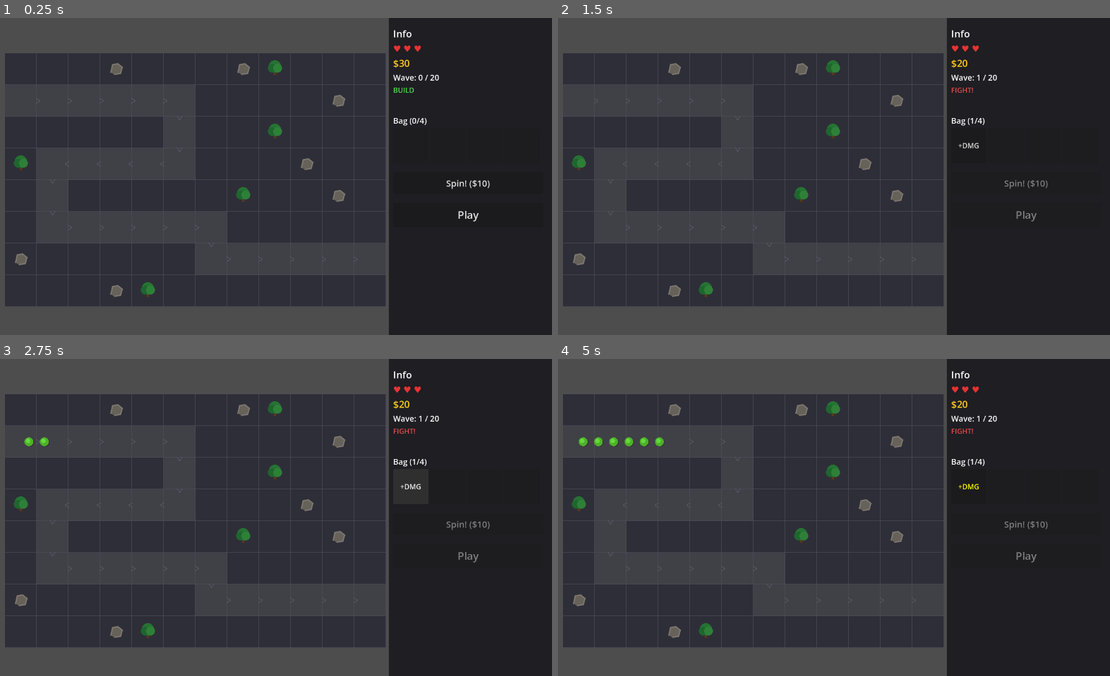
Above: before the commit, frames 1-4 (two rows, left to right).
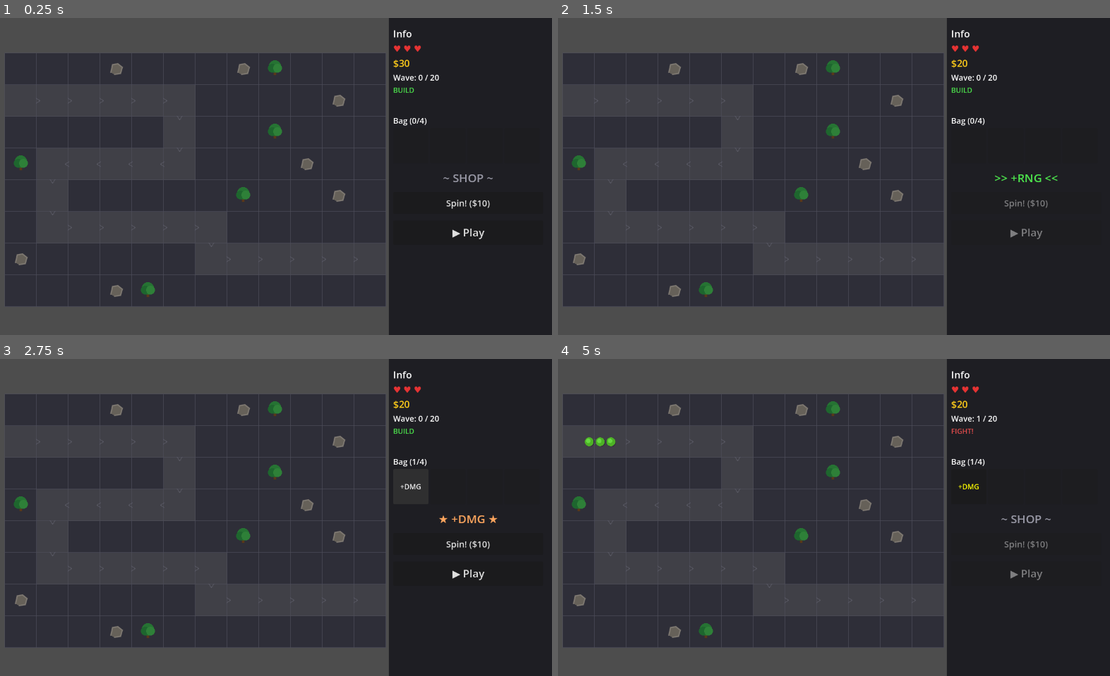
Above: after the commit, the same moments.

Repository: pkyosx/veincraft
Game: Godot game, scene res://scenes/main.tscn
The game is run twice, just before and just after one commit, with the same random seed, the same clock (stepped at 60 frames per second) and the same inputs.
Inputs (mouse positions are in pixels of both pictures, inside the frame that each line leads up to):
- Up to frame 1 (0.25 s): no input
- Up to frame 2 (1.5 s): click "Spin! ($10)" at 0.5 s; click (1027, 214) at 1.25 s, where only the run before the commit has a clickable "Play"
- Up to frame 3 (2.75 s): click (408, 485) at 2 s, where only the run before the commit has a clickable "+DMG"
- Up to frame 4 (5 s): click "+DMG" (after the commit: "▶ Play") at 2.75 s; tap Enter (ui_accept) at 3.5, 3.77, 4.25 s; move the mouse to (949, 501) at 3.52 s; hold Right (ui_right) 3.53-4.25 s; tap Shift at 3.6 s; click (949, 501) at 3.67 s; drag from (712, 533) to (800, 580) at 4.27 s

The runs differ from the first frame. In frame 1, 0.4% of the frame differs, in the area x 80-90%, y 49-70%; in frame 2, 0.5%; in frame 3, 0.5%; in frame 4, 0.6%, in the area x 3-90%, y 24-70%.

Commit message:
Add visible combat, enemy types, and shop spin animation
Step 1: Rebalanced enemies (more HP, slower) so combat is visible.
Added hit flash (white on damage), floating damage numbers, and
death pop animation (scale up then shrink).

Step 2: Three enemy types — Normal (green), Fast/Scout (yellow,
small, 1.8x speed), Tank/Brute (purple, large, 2.5x HP). Wave
composition scales: early waves are normal-only, later waves mix
all types.

Step 3: Shop spin animation — clicking Spin cycles through items
with decreasing speed before landing on the result. Adds slot
machine excitement to the tile drafting.

Co-Authored-By: Claude Opus 4.6 (1M context) <noreply@anthropic.com>

Diff:
--- /dev/null
+++ b/scripts/damage_number.gd
@@ -0,0 +1,31 @@
+extends Node2D
+
+var text: String = ""
+var lifetime: float = 0.6
+var timer: float = 0.0
+var velocity: Vector2 = Vector2(0, -50)
+var font_size: int = 14
+
+func setup(p_text: String, p_pos: Vector2) -> void:
+	text = p_text
+	global_position = p_pos
+	# Bigger numbers = bigger font
+	if p_text.to_int() >= 8:
+		font_size = 18
+	velocity.x = randf_range(-15, 15)
+
+func _process(delta: float) -> void:
+	timer += delta
+	global_position += velocity * delta
+	velocity.y += 80 * delta  # gravity
+	if timer >= lifetime:
+		queue_free()
+	queue_redraw()
+
+func _draw() -> void:
+	var alpha: float = 1.0 - (timer / lifetime)
+	var color: Color = Color(1.0, 0.85, 0.1, alpha)
+	# Outline
+	draw_string(ThemeDB.fallback_font, Vector2(-9, 1), text, HORIZONTAL_ALIGNMENT_CENTER, -1, font_size, Color(0, 0, 0, alpha * 0.6))
+	# Text
+	draw_string(ThemeDB.fallback_font, Vector2(-10, 0), text, HORIZONTAL_ALIGNMENT_CENTER, -1, font_size, color)
--- a/scripts/enemy.gd
+++ b/scripts/enemy.gd
@@ -2,22 +2,39 @@
 
 var path: Array = []
 var path_index: int = 0
-var path_progress: float = 0.0  # total distance traveled (for tower targeting priority)
+var path_progress: float = 0.0
 var hp: int = 10
 var max_hp: int = 10
 var speed: float = 60.0
 var is_dead: bool = false
 var reached_end: bool = false
 var game: Node2D
+var enemy_type: int = 0
+var gold_value: int = 3
 
-const RADIUS: float = 10.0
+# Visuals from config
+var body_color: Color = Color(0.3, 0.7, 0.15)
+var body_color_light: Color = Color(0.4, 0.85, 0.25)
+var radius: float = 10.0
 
-func setup(p_path: Array, p_hp: int, p_speed: float, p_game: Node2D) -> void:
+# Hit flash
+var flash_timer: float = 0.0
+const FLASH_DURATION: float = 0.12
+
+func setup(p_path: Array, p_hp: int, p_speed: float, p_game: Node2D, p_type: int = 0) -> void:
 	path = p_path
-	hp = p_hp
-	max_hp = p_hp
-	speed = p_speed
 	game = p_game
+	enemy_type = p_type
+
+	var config: Dictionary = GameData.ENEMY_CONFIGS[p_type]
+	hp = int(p_hp * config["hp_mult"])
+	max_hp = hp
+	speed = p_speed * config["speed_mult"]
+	body_color = config["color"]
+	body_color_light = config["color_light"]
+	radius = config["radius"]
+	gold_value = config["gold"]
+
 	if path.size() > 0:
 		global_position = game.cell_to_world(path[0])
 		path_index = 1
@@ -31,15 +48,18 @@
 
 	var target: Vector2 = game.cell_to_world(path[path_index])
 	var dir: Vector2 = target - global_position
-	var move: float = speed * delta
+	var move_dist: float = speed * delta
 
-	if dir.length() <= move:
+	if dir.length() <= move_dist:
 		global_position = target
 		path_index += 1
 		path_progress += 1.0
 	else:
-		global_position += dir.normalized() * move
-		path_progress += move / GameData.CELL_SIZE
+		global_position += dir.normalized() * move_dist
+		path_progress += move_dist / GameData.CELL_SIZE
+
+	if flash_timer > 0:
+		flash_timer -= delta
 
 	queue_redraw()
 
@@ -47,21 +67,61 @@
 	if is_dead:
 		return
 	hp -= amount
+	flash_timer = FLASH_DURATION
+
+	# Spawn floating damage number
+	var dmg: Node2D = Node2D.new()
+	dmg.set_script(load("res://scripts/damage_number.gd"))
+	game.add_child(dmg)
+	dmg.setup(str(amount), global_position + Vector2(randf_range(-8, 8), -radius - 4))
+
 	if hp <= 0:
 		hp = 0
 		is_dead = true
+		# Death pop effect
+		var tween: Tween = create_tween()
+		tween.tween_property(self, "scale", Vector2(1.5, 1.5), 0.1)
+		tween.tween_property(self, "scale", Vector2(0.0, 0.0), 0.15)
+		tween.parallel().tween_property(self, "modulate:a", 0.0, 0.15)
 
 func _draw() -> void:
+	var draw_color: Color = body_color
+	var draw_light: Color = body_color_light
+
+	# Flash white when hit
+	if flash_timer > 0:
+		var flash_mix: float = flash_timer / FLASH_DURATION
+		draw_color = draw_color.lerp(Color.WHITE, flash_mix * 0.8)
+		draw_light = draw_light.lerp(Color.WHITE, flash_mix * 0.8)
+
 	# Shadow
-	draw_circle(Vector2(1.5, 1.5), RADIUS, Color(0, 0, 0, 0.2))
+	draw_circle(Vector2(1.5, 1.5), radius, Color(0, 0, 0, 0.2))
 	# Body
-	draw_circle(Vector2.ZERO, RADIUS, Color(0.3, 0.7, 0.15))
-	draw_circle(Vector2(-2, -2), RADIUS * 0.5, Color(0.4, 0.85, 0.25))
+	draw_circle(Vector2.ZERO, radius, draw_color)
+	# Highlight
+	draw_circle(Vector2(-radius * 0.2, -radius * 0.2), radius * 0.5, draw_light)
+
+	# Tank: extra ring
+	if enemy_type == GameData.EnemyType.TANK:
+		draw_arc(Vector2.ZERO, radius + 2, 0, TAU, 24, body_color.darkened(0.3), 2.0)
+
+	# Fast: speed lines
+	if enemy_type == GameData.EnemyType.FAST:
+		draw_line(Vector2(-radius - 4, -2), Vector2(-radius - 10, -2), body_color_light, 1.5)
+		draw_line(Vector2(-radius - 3, 3), Vector2(-radius - 8, 3), body_color_light, 1.5)
+
 	# HP bar
 	if hp < max_hp:
-		var w: float = 22.0
+		var w: float = radius * 2.4
 		var h: float = 3.0
-		var bar_y: float = -RADIUS - 6
-		draw_rect(Rect2(-w/2, bar_y, w, h), Color(0.15, 0.15, 0.15))
+		var bar_y: float = -radius - 7
+		draw_rect(Rect2(-w / 2, bar_y, w, h), Color(0.15, 0.15, 0.15))
 		var ratio: float = float(hp) / float(max_hp)
-		draw_rect(Rect2(-w/2, bar_y, w * ratio, h), Color(0.9, 0.2, 0.2) if ratio < 0.3 else Color(0.2, 0.8, 0.2))
+		var bar_color: Color
+		if ratio > 0.5:
+			bar_color = Color(0.2, 0.8, 0.2)
+		elif ratio > 0.25:
+			bar_color = Color(0.8, 0.7, 0.1)
+		else:
+			bar_color = Color(0.9, 0.2, 0.2)
+		draw_rect(Rect2(-w / 2, bar_y, w * ratio, h), bar_color)
--- a/scripts/game_data.gd
+++ b/scripts/game_data.gd
@@ -74,14 +74,78 @@
 	Vector2i(7, 6), Vector2i(8, 6), Vector2i(9, 6), Vector2i(10, 6), Vector2i(11, 6),
 ]
 
+# Enemy types
+enum EnemyType { NORMAL, FAST, TANK }
+
+const ENEMY_CONFIGS: Dictionary = {
+	EnemyType.NORMAL: {
+		"name": "Soldier",
+		"hp_mult": 1.0,
+		"speed_mult": 1.0,
+		"color": Color(0.3, 0.7, 0.15),
+		"color_light": Color(0.4, 0.85, 0.25),
+		"radius": 10.0,
+		"gold": 3,
+	},
+	EnemyType.FAST: {
+		"name": "Scout",
+		"hp_mult": 0.5,
+		"speed_mult": 1.8,
+		"color": Color(0.8, 0.6, 0.1),
+		"color_light": Color(0.95, 0.75, 0.2),
+		"radius": 7.0,
+		"gold": 2,
+	},
+	EnemyType.TANK: {
+		"name": "Brute",
+		"hp_mult": 2.5,
+		"speed_mult": 0.6,
+		"color": Color(0.5, 0.15, 0.6),
+		"color_light": Color(0.65, 0.25, 0.75),
+		"radius": 14.0,
+		"gold": 6,
+	},
+}
+
 static func get_enemies_per_wave(wave: int) -> int:
-	return 4 + wave * 2
+	return 5 + wave * 2
 
-static func get_enemy_hp(wave: int) -> int:
-	return 6 + wave * 3
+static func get_base_hp(wave: int) -> int:
+	return 12 + wave * 5
 
-static func get_enemy_speed(wave: int) -> float:
-	return 55.0 + wave * 3.0
+static func get_base_speed(wave: int) -> float:
+	return 42.0 + wave * 2.0
+
+static func get_wave_composition(wave: int) -> Array:
+	var comp: Array = []
+	var total: int = get_enemies_per_wave(wave)
+	if wave <= 2:
+		# Early: all normal
+		for i in range(total):
+			comp.append(EnemyType.NORMAL)
+	elif wave <= 5:
+		# Mix normal + fast
+		for i in range(total):
+			if i % 3 == 0:
+				comp.append(EnemyType.FAST)
+			else:
+				comp.append(EnemyType.NORMAL)
+	elif wave <= 10:
+		# Mix all three
+		for i in range(total):
+			match i % 5:
+				0: comp.append(EnemyType.FAST)
+				1: comp.append(EnemyType.TANK)
+				_: comp.append(EnemyType.NORMAL)
+	else:
+		# Late: heavy mix
+		for i in range(total):
+			match i % 4:
+				0: comp.append(EnemyType.FAST)
+				1: comp.append(EnemyType.TANK)
+				2: comp.append(EnemyType.TANK)
+				_: comp.append(EnemyType.NORMAL)
+	return comp
 
 static func roll_shop_item() -> int:
 	var total_weight: int = 0
--- a/scripts/hud.gd
+++ b/scripts/hud.gd
@@ -11,11 +11,25 @@
 var end_panel: PanelContainer
 var end_text: Label
 
+# Spin animation
+var spin_display: Label
+var spin_active: bool = false
+var spin_timer: float = 0.0
+var spin_duration: float = 1.5
+var spin_tick: float = 0.0
+var spin_interval: float = 0.05  # starts fast
+var spin_result: int = -1
+var spin_current_display: int = 0
+var spin_items: Array = []  # all possible items to cycle through
+
 var game: Node2D
 
 func _ready() -> void:
 	mouse_filter = Control.MOUSE_FILTER_IGNORE
 	game = get_node("/root/Main")
+	# Build item list for spin display
+	for key in GameData.ITEM_CONFIGS:
+		spin_items.append(key)
 	_build_ui()
 
 func _build_ui() -> void:
@@ -68,7 +82,6 @@
 	bag_container.position = Vector2(920, 250)
 	add_child(bag_container)
 
-	# Create 4 bag slot buttons
 	for i in range(GameData.MAX_BAG):
 		var btn: Button = Button.new()
 		btn.custom_minimum_size = Vector2(80, 80)
@@ -76,20 +89,30 @@
 		btn.pressed.connect(func() -> void: game.select_bag_item(i))
 		bag_container.add_child(btn)
 
+	# Spin display (shows cycling items during animation)
+	spin_display = Label.new()
+	spin_display.text = "~ SHOP ~"
+	spin_display.horizontal_alignment = HORIZONTAL_ALIGNMENT_CENTER
+	spin_display.add_theme_font_size_override("font_size", 26)
+	spin_display.add_theme_color_override("font_color", Color(0.6, 0.6, 0.65))
+	spin_display.position = Vector2(920, 345)
+	spin_display.custom_minimum_size = Vector2(340, 45)
+	add_child(spin_display)
+
 	# Shop button
 	btn_spin = Button.new()
 	btn_spin.text = "Spin! ($" + str(GameData.SPIN_COST) + ")"
 	btn_spin.custom_minimum_size = Vector2(340, 50)
-	btn_spin.position = Vector2(920, 350)
+	btn_spin.position = Vector2(920, 395)
 	btn_spin.add_theme_font_size_override("font_size", 20)
-	btn_spin.pressed.connect(func() -> void: game.buy_spin())
+	btn_spin.pressed.connect(_on_spin_pressed)
 	add_child(btn_spin)
 
 	# Play button
 	btn_play = Button.new()
-	btn_play.text = "Play"
+	btn_play.text = "▶ Play"
 	btn_play.custom_minimum_size = Vector2(340, 55)
-	btn_play.position = Vector2(920, 420)
+	btn_play.position = Vector2(920, 460)
 	btn_play.add_theme_font_size_override("font_size", 24)
 	btn_play.pressed.connect(func() -> void: game.start_wave())
 	add_child(btn_play)
@@ -119,8 +142,62 @@
 	)
 	vbox.add_child(btn_restart)
 
+func _on_spin_pressed() -> void:
+	if spin_active:
+		return
+	if game.gold < GameData.SPIN_COST or game.bag.size() >= GameData.MAX_BAG:
+		return
+	# Deduct gold immediately
+	game.gold -= GameData.SPIN_COST
+	# Roll the result now but reveal later
+	spin_result = GameData.roll_shop_item()
+	spin_active = true
+	spin_timer = 0.0
+	spin_tick = 0.0
+	spin_interval = 0.05
+	spin_current_display = 0
+	btn_spin.disabled = true
+	game._update_hud()
+
+func _process(delta: float) -> void:
+	if not spin_active:
+		return
+
+	spin_timer += delta
+	spin_tick += delta
+
+	# Speed curve: fast at start, slow down toward end
+	var progress: float = spin_timer / spin_duration
+	spin_interval = 0.05 + progress * progress * 0.3  # accelerating slowdown
+
+	if spin_tick >= spin_interval:
+		spin_tick = 0.0
+		# Cycle to next item
+		spin_current_display = (spin_current_display + 1) % spin_items.size()
+		var item: int = spin_items[spin_current_display]
+		var config: Dictionary = GameData.ITEM_CONFIGS[item]
+		spin_display.text = ">> " + config["name"] + " <<"
+		spin_display.add_theme_color_override("font_color", config["color"])
+
+	if spin_timer >= spin_duration:
+		# Landing — show final result
+		spin_active = false
+		var config: Dictionary = GameData.ITEM_CONFIGS[spin_result]
+		spin_display.text = "★ " + config["name"] + " ★"
+		spin_display.add_theme_color_override("font_color", config["color"].lightened(0.3))
+		# Add to bag
+		game.bag.append(spin_result)
+		game._update_hud()
+		# Reset display after a moment
+		_reset_spin_display_delayed()
+
+func _reset_spin_display_delayed() -> void:
+	await get_tree().create_timer(1.0).timeout
+	if not spin_active:
+		spin_display.text = "~ SHOP ~"
+		spin_display.add_theme_color_override("font_color", Color(0.6, 0.6, 0.65))
+
 func refresh(p_hp: int, p_gold: int, p_wave: int, p_max_waves: int, p_bag: Array, p_selected: int, p_phase: String, p_game_over: bool) -> void:
-	# HP as hearts
 	var hearts: String = ""
 	for i in range(GameData.MAX_HP):
 		hearts += "♥ " if i < p_hp else "♡ "
@@ -159,12 +236,12 @@
 			btn.remove_theme_color_override("font_color")
 
 	# Button states
-	btn_spin.disabled = p_gold < GameData.SPIN_COST or p_bag.size() >= GameData.MAX_BAG or p_phase != "build"
-	btn_play.disabled = p_phase != "build"
+	var can_spin: bool = p_gold >= GameData.SPIN_COST and p_bag.size() < GameData.MAX_BAG and p_phase == "build" and not spin_active
+	btn_spin.disabled = not can_spin
+	btn_play.disabled = p_phase != "build" or spin_active
 	btn_play.visible = not p_game_over
 	btn_spin.visible = not p_game_over
 
-	# Game over
 	if p_game_over:
 		end_panel.visible = true
 		end_text.text = "Game Over!\nSurvived " + str(p_wave) + " waves"
--- a/scripts/main.gd
+++ b/scripts/main.gd
@@ -132,12 +132,15 @@
 			tower[stat] += uc["value"]
 	tower["cooldown"] = max(0.2, tower["cooldown"])
 
+var wave_composition: Array = []
+
 func start_wave() -> void:
 	if phase != "build" or game_over:
 		return
 	wave += 1
 	phase = "fight"
-	spawn_queue = GameData.get_enemies_per_wave(wave)
+	wave_composition = GameData.get_wave_composition(wave)
+	spawn_queue = wave_composition.size()
 	spawn_timer = 0.5
 	selected_bag_index = -1
 	_update_hud()
@@ -158,16 +161,17 @@
 		return
 	spawn_timer -= delta
 	if spawn_timer <= 0:
-		spawn_timer = 0.6
+		spawn_timer = 0.55
 		spawn_queue -= 1
-		_spawn_enemy()
-
-func _spawn_enemy() -> void:
+		var enemy_type: int = wave_composition.pop_front() if wave_composition.size() > 0 else 0
+		_spawn_enemy(enemy_type)
+
+func _spawn_enemy(enemy_type: int) -> void:
 	var script: GDScript = load("res://scripts/enemy.gd")
 	var e: Node2D = Node2D.new()
 	e.set_script(script)
 	enemy_container.add_child(e)
-	e.setup(GameData.ENEMY_PATH, GameData.get_enemy_hp(wave), GameData.get_enemy_speed(wave), self)
+	e.setup(GameData.ENEMY_PATH, GameData.get_base_hp(wave), GameData.get_base_speed(wave), self, enemy_type)
 	enemies.append(e)
 
 func _process_towers(delta: float) -> void:
@@ -207,9 +211,9 @@
 			to_remove.append(e)
 			continue
 		if e.is_dead:
-			gold += GameData.KILL_GOLD
-			e.queue_free()
+			gold += e.gold_value
 			to_remove.append(e)
+			# Don't queue_free — death tween handles it
 		elif e.reached_end:
 			hp -= 1
 			e.queue_free()
Not shown, added: scripts/damage_number.gd.uid
